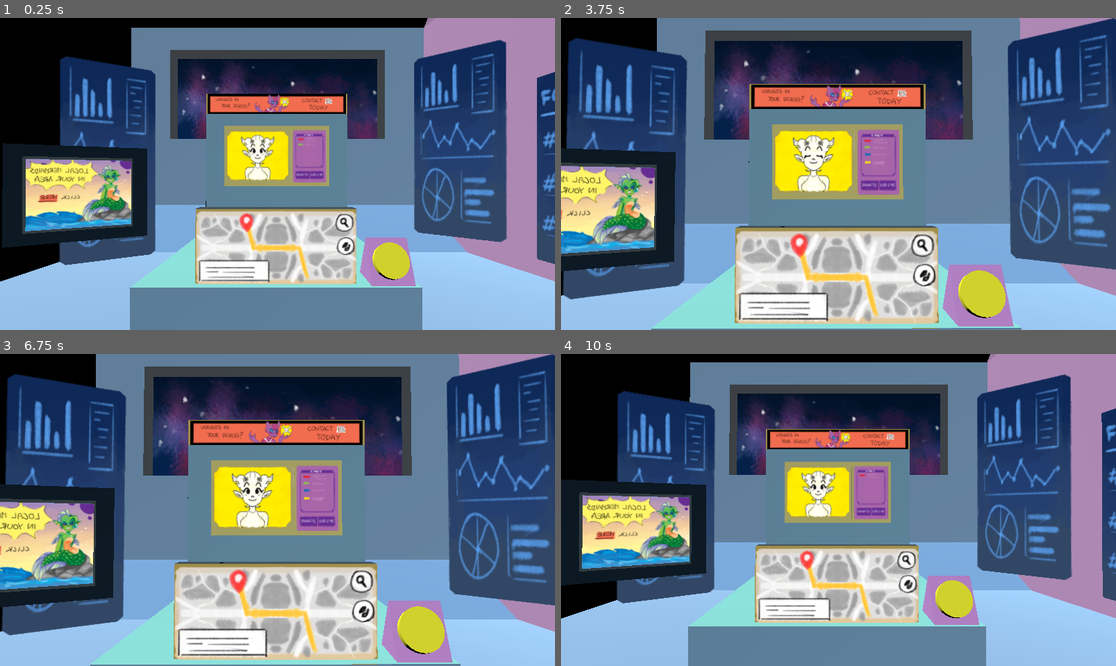
Above: before the commit, frames 1-4 (two rows, left to right).
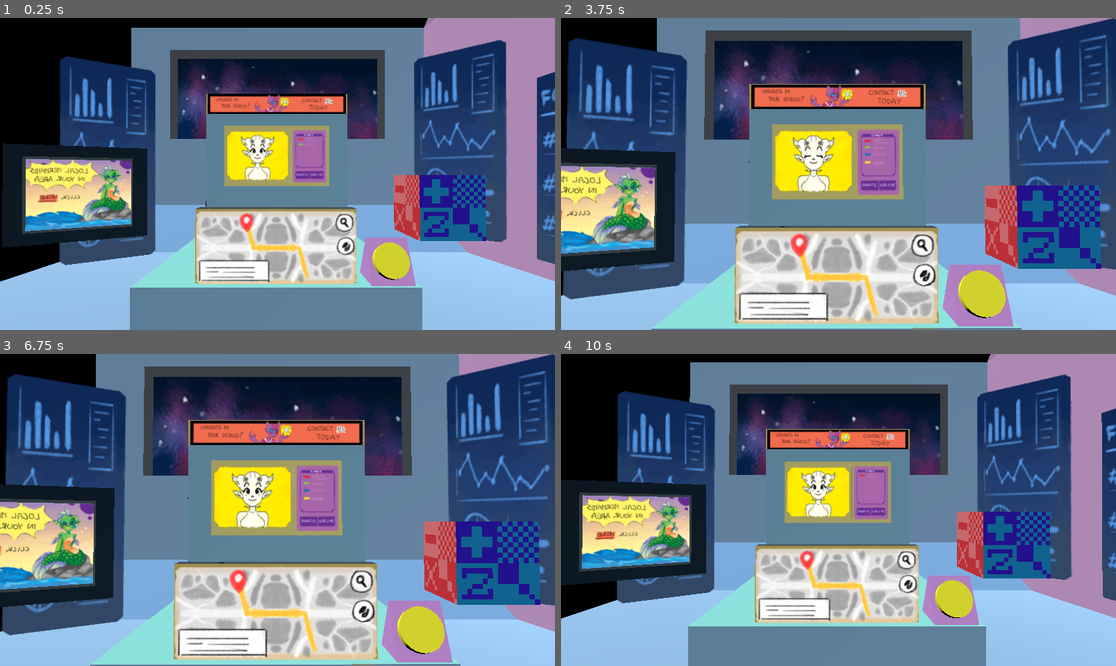
Above: after the commit, the same moments.

Repository: ATTOCORRECT/PianoVirus-ProjectFiles
Game: Godot game, scene res://Scenes/game.tscn
Two runs of this game, one before a commit and one after it. Both use one fixed random seed, a clock stepped at 60 frames per second and the inputs below.
Inputs (mouse positions are in pixels of both pictures, inside the frame that each line leads up to):
- Up to frame 1 (0.25 s): no input
- Up to frame 2 (3.75 s): tap Enter at 0.5 s; move the mouse to (960, 158) at 0.52 s; hold S (look_down) 0.53-1.28 s; click (960, 158) at 0.67 s; move the mouse to (727, 189) at 1.27 s; tap A (look_left) at 1.35 s; click (727, 189) at 1.42 s; move the mouse to (894, 105) at 2.02 s; hold D (look_right) 2.03-2.78 s; click (894, 105) at 2.17 s; move the mouse to (810, 236) at 2.77 s; tap W (look_up) at 2.85 s; click (810, 236) at 2.92 s; tap Space at 3.5 s; move the mouse to (1005, 220) at 3.52 s; hold S (look_down) from 3.53 s (still down); click (1005, 220) at 3.67 s
- Up to frame 3 (6.75 s): move the mouse to (111, 463) at 4.27 s; release S (look_down) at 4.28 s; tap A (look_left) at 4.35 s; click (111, 463) at 4.42 s; move the mouse to (305, 510) at 5.02 s; hold D (look_right) 5.03-5.78 s; click (305, 510) at 5.17 s; move the mouse to (194, 432) at 5.77 s; tap W (look_up) at 5.85 s; click (194, 432) at 5.92 s; tap Enter at 6.5 s; move the mouse to (399, 494) at 6.52 s; hold S (look_down) from 6.53 s (still down); click (399, 494) at 6.67 s
- Up to frame 4 (10 s): move the mouse to (727, 525) at 7.27 s; release S (look_down) at 7.28 s; tap A (look_left) at 7.35 s; click (727, 525) at 7.42 s; move the mouse to (894, 441) at 8.02 s; hold D (look_right) 8.03-8.78 s; click (894, 441) at 8.17 s; move the mouse to (810, 572) at 8.77 s; tap W (look_up) at 8.85 s; click (810, 572) at 8.92 s; tap Space at 9.5 s; move the mouse to (1005, 556) at 9.52 s; hold S (look_down) from 9.53 s (still down); click (1005, 556) at 9.67 s

The runs differ from the first frame. In frame 1, 3.4% of the frame differs, in the area x 70-88%, y 50-72%; in frame 2, 5.4%, in the area x 76-98%, y 53-81%; in frame 3, 5.4%; in frame 4, 3.5%.

Commit message:
Debug cube and import settings

Diff:
--- a/just_space_things_godot/Scenes/game.tscn
+++ b/just_space_things_godot/Scenes/game.tscn
@@ -8,6 +8,7 @@
 [ext_resource type="Texture2D" uid="uid://bexpfhp20rj6g" path="res://Assets/Sprites/ANALYTICSBACKGROUND.png" id="7_ln4ss"]
 [ext_resource type="PackedScene" uid="uid://8htrreom0a65" path="res://Assets/Models/Ship/JST_Prototype ShipBackground.gltf" id="8_bmx4a"]
 [ext_resource type="AudioStream" uid="uid://djxjyq2b5ifte" path="res://Sound/wip 3 no ending cropped.wav" id="9_8ppql"]
+[ext_resource type="PackedScene" uid="uid://ten16csndkby" path="res://Assets/Models/Debug/Debug Cube/Test Cube.glb" id="9_e4gy0"]
 
 [node name="Game" type="Node3D"]
 
@@ -66,4 +67,7 @@
 volume_db = -9.369
 autoplay = true
 
+[node name="blockbench_export" parent="." instance=ExtResource("9_e4gy0")]
+transform = Transform3D(1, 0, 0, 0, 1, 0, 0, 0, 1, 1.32913, -0.5, -2.51833)
+
 [editable path="Player"]
--- a/just_space_things_godot/project.godot
+++ b/just_space_things_godot/project.godot
@@ -43,6 +43,12 @@
 
 project/assembly_name="Just_space_things_GODOT"
 
+[importer_defaults]
+
+scene={
+"nodes/root_scale": 0.5
+}
+
 [input]
 
 look_up={
Binary file added: just_space_things_godot/Assets/Models/Debug/Debug Cube/Test Cube Texture.png
Not shown, added: just_space_things_godot/Assets/Models/Debug/Debug Cube/Test Cube Texture.png.import
Binary file added: just_space_things_godot/Assets/Models/Debug/Debug Cube/Test Cube.glb
Not shown, added: just_space_things_godot/Assets/Models/Debug/Debug Cube/Test Cube.glb.import
Binary file added: just_space_things_godot/Assets/Models/Debug/Debug Cube/Test Cube_0.png
Not shown, added: just_space_things_godot/Assets/Models/Debug/Debug Cube/Test Cube_0.png.import
Not shown: 1 places in just_space_things_godot/Scenes/game.tscn that only renumber resources
Not shown, added: just_space_things_godot/Assets/Models/Debug/Debug Cube/Test Cube.bbmodel
